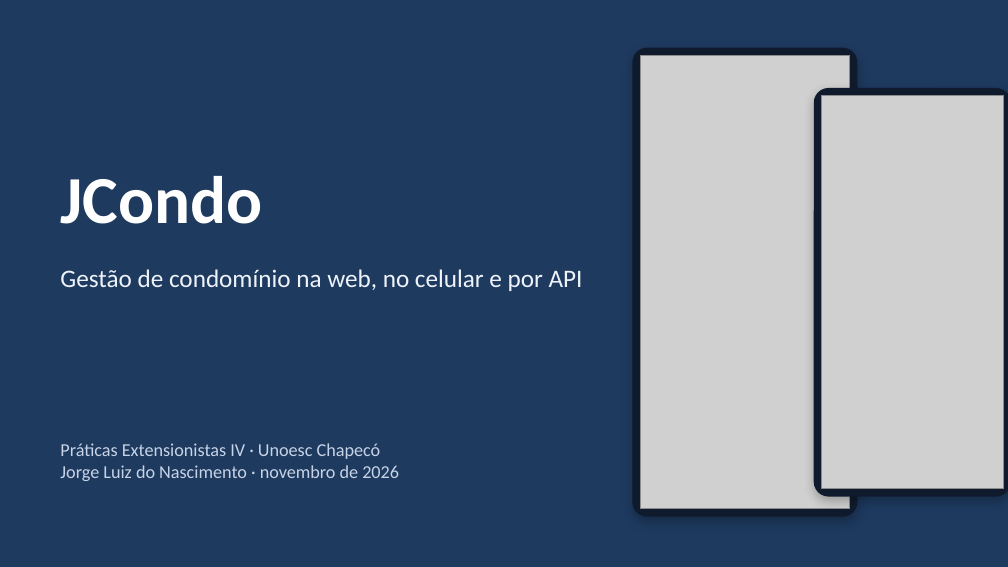
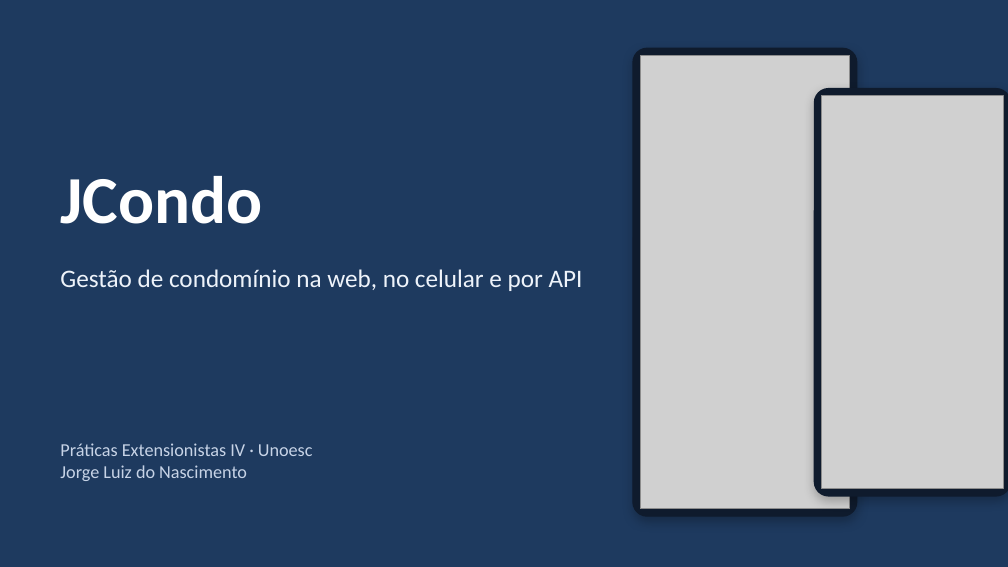
Before and after one commit to jorgensc/PEIV-Entrega2, a slide deck: slide 1 of doc/PE-IV-Jcondo-Apresentacao.pptx. Drawn at 1008x567 pixels with LibreOffice and Linux fonts; fonts in the diff are those of the drawing; grey boxes stand for pictures. Boxes give left, top, right and bottom in pixels: in the first picture for what was removed or moved away, otherwise in the second. Text is boxed around its words. In the diff, an @@ line names an element or a change of style, - is before the commit and + after.

```diff
--- a/doc/PE-IV-Jcondo-Apresentacao.pptx
+++ b/doc/PE-IV-Jcondo-Apresentacao.pptx
@@ text at <box>60,443,313,481</box>: text changed @@
-Práticas Extensionistas IV · Unoesc Chapecó
-Jorge Luiz do Nascimento · novembro de 2026
+Práticas Extensionistas IV · Unoesc
+Jorge Luiz do Nascimento
```
Also in this commit, not shown: 5 other slides changed, 3 slides added, 11 slides removed, 15 other files.
